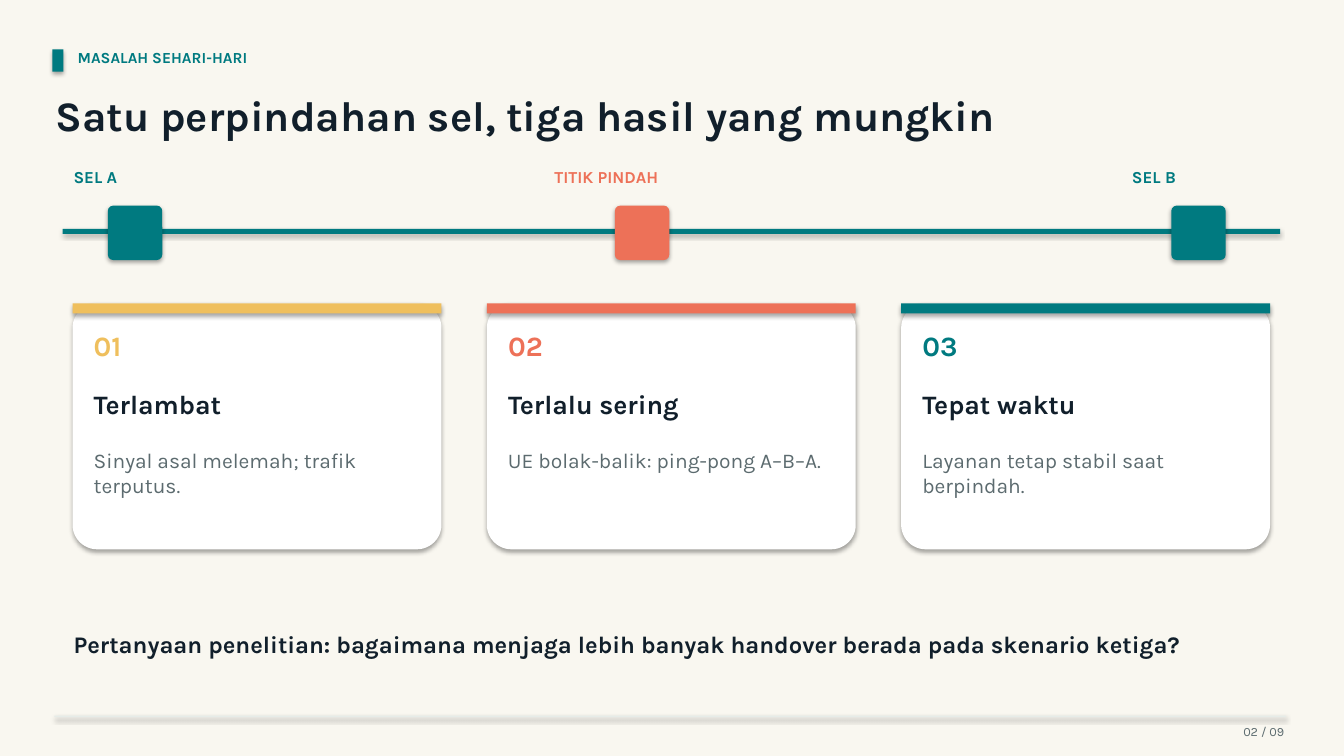
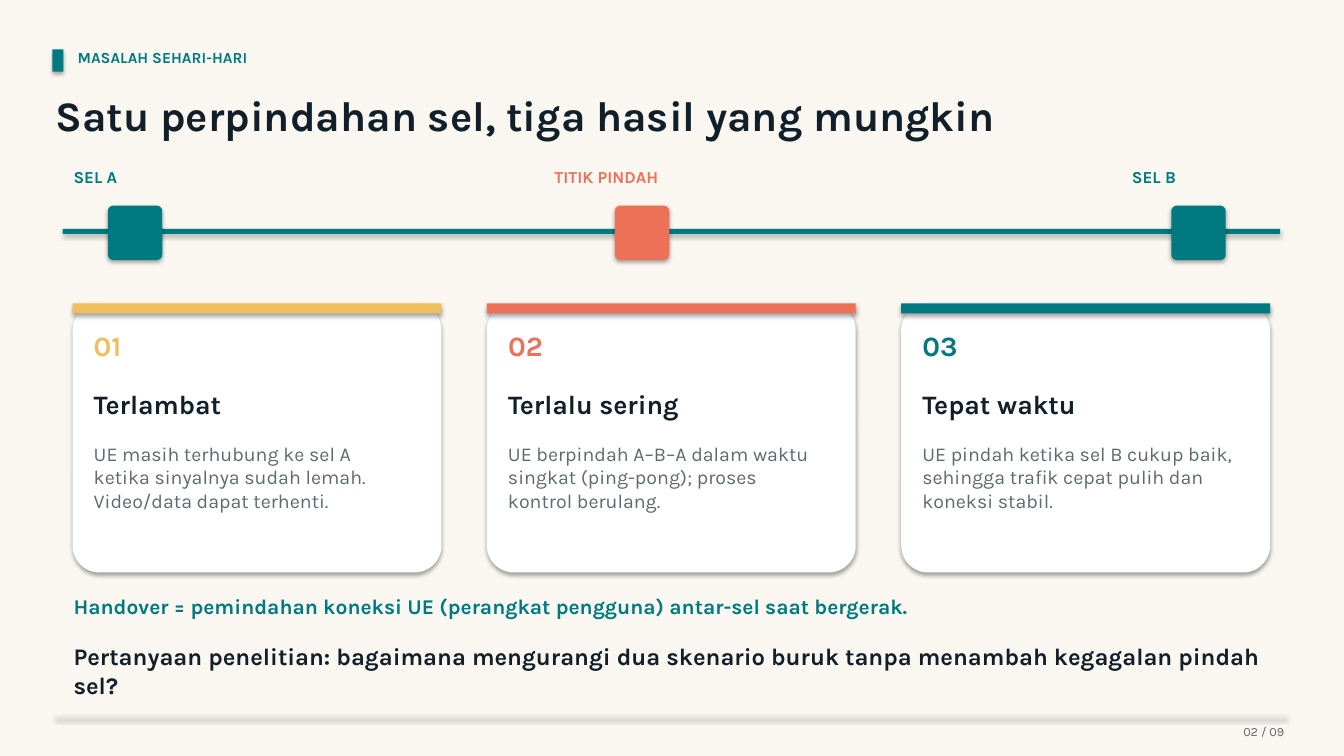
Before and after one commit to Neiljustiin/Codex-Cloud, a slide deck: slide 2 of Pitchdeck_TA_Supervisory_Agent_Alternatif.pptx. Drawn at 1344x756 pixels with LibreOffice and Linux fonts; fonts in the diff are those of the drawing. Boxes give left, top, right and bottom in pixels: in the first picture for what was removed or moved away, otherwise in the second. Text is boxed around its words. In the diff, an @@ line names an element or a change of style, - is before the commit and + after.

```diff
--- a/Pitchdeck_TA_Supervisory_Agent_Alternatif.pptx
+++ b/Pitchdeck_TA_Supervisory_Agent_Alternatif.pptx
@@ rounded rectangle: place and size @@
-rounded rectangle at (73,303,442,549)
+rounded rectangle at (73,303,442,573)
@@ rounded rectangle: place and size @@
-rounded rectangle at (487,303,856,549)
+rounded rectangle at (487,303,856,573)
@@ rounded rectangle: place and size @@
-rounded rectangle at (901,303,1270,549)
+rounded rectangle at (901,303,1270,573)
@@ text at (94,447,366,513): text changed; size 15 to 14 pt @@
-Sinyal asal melemah; trafik terputus.
+UE masih terhubung ke sel A ketika sinyalnya sudah lemah. Video/data dapat terhenti.
@@ text at (508,447,808,513): text changed; size 15 to 14 pt @@
-UE bolak-balik: ping-pong A–B–A.
+UE berpindah A–B–A dalam waktu singkat (ping-pong); proses kontrol berulang.
@@ text at (922,447,1231,508): text changed; size 15 to 14 pt @@
-Layanan tetap stabil saat berpindah.
+UE pindah ketika sel B cukup baik, sehingga trafik cepat pulih dan koneksi stabil.
@@ text at (74,598,907,620): text changed; size 17 to 15 pt; text colour #111F2B to #007A80 @@
-Pertanyaan penelitian: bagaimana menjaga lebih banyak handover berada pada skenario ketiga?
+Handover = pemindahan koneksi UE (perangkat pengguna) antar-sel saat bergerak.
@@ text added at (74,648,1259,695), 17 pt, text #111F2B, bold @@
+Pertanyaan penelitian: bagaimana mengurangi dua skenario buruk tanpa menambah kegagalan pindah sel?
```
Also in this commit, not shown: 6 other slides changed, 1 other file.
